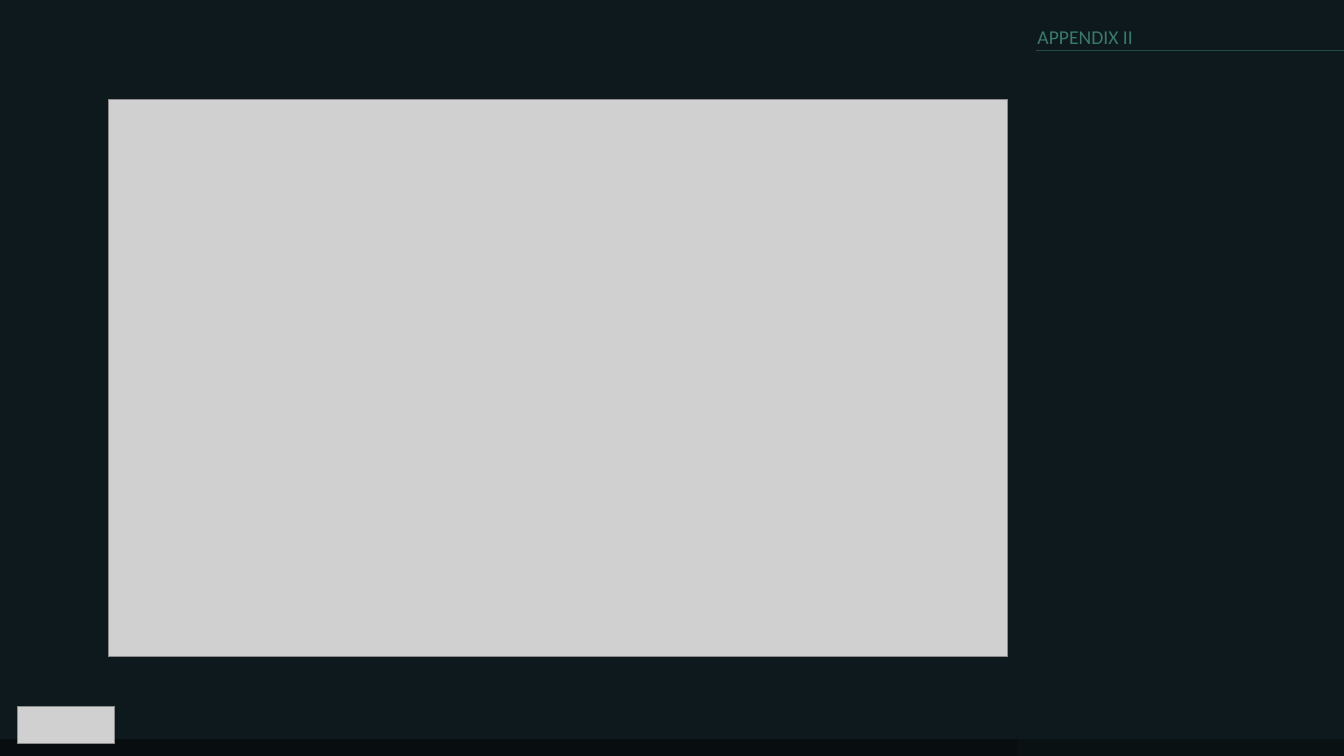
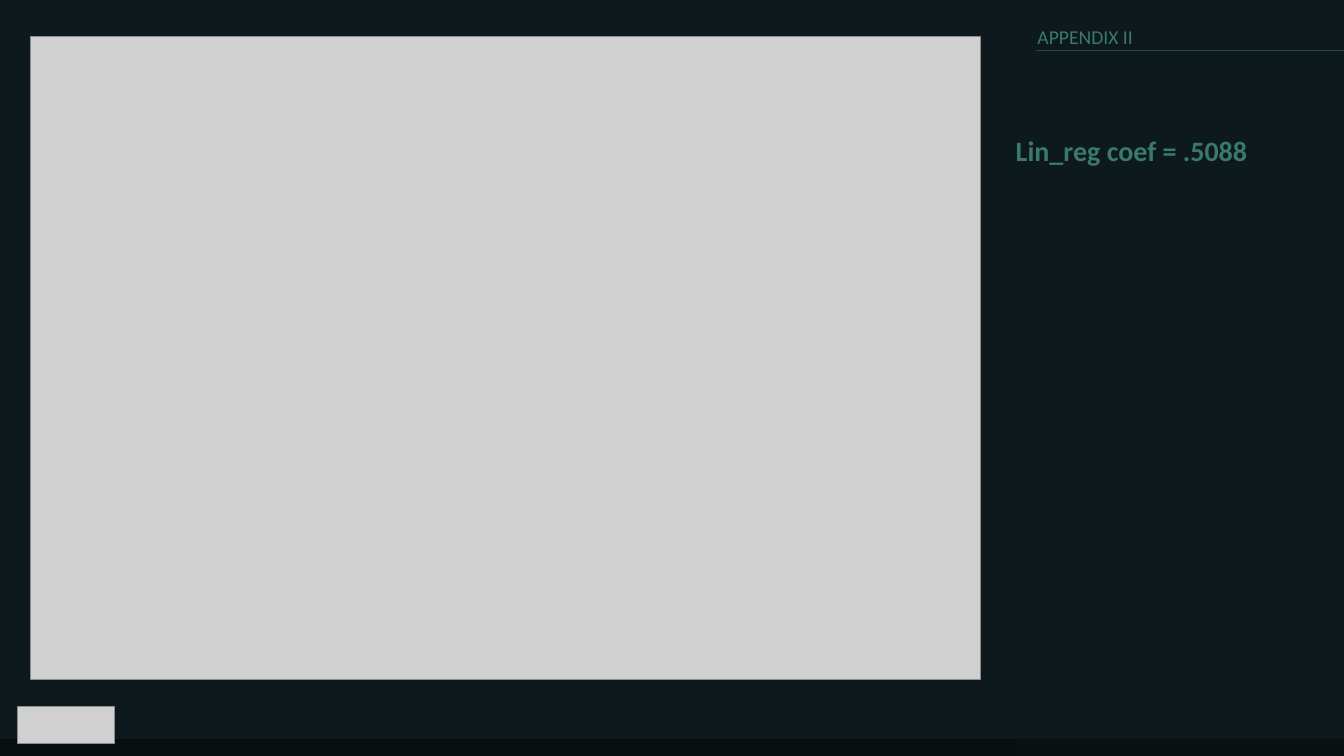
Before and after one commit to maneaterrbug/league_logistic_regression, a slide deck: slide 13 of deliverables/league_final.pptx. Drawn at 1344x756 pixels with LibreOffice and Linux fonts; fonts in the diff are those of the drawing; grey boxes stand for pictures. Boxes give left, top, right and bottom in pixels: in the first picture for what was removed or moved away, otherwise in the second. Text is boxed around its words. In the diff, an @@ line names an element or a change of style, - is before the commit and + after.

Commit message:
final draft of slide deck and ppt

```diff
--- a/deliverables/league_final.pptx
+++ b/deliverables/league_final.pptx
@@ picture: place and size @@
-picture at (109,100,1009,656)
+picture at (30,37,980,680)
@@ text added at (1016,141,1247,166), 20 pt, text #3A796D, bold @@
+Lin_reg coef = .5088
```
Also in this commit, not shown: 6 other slides changed.
